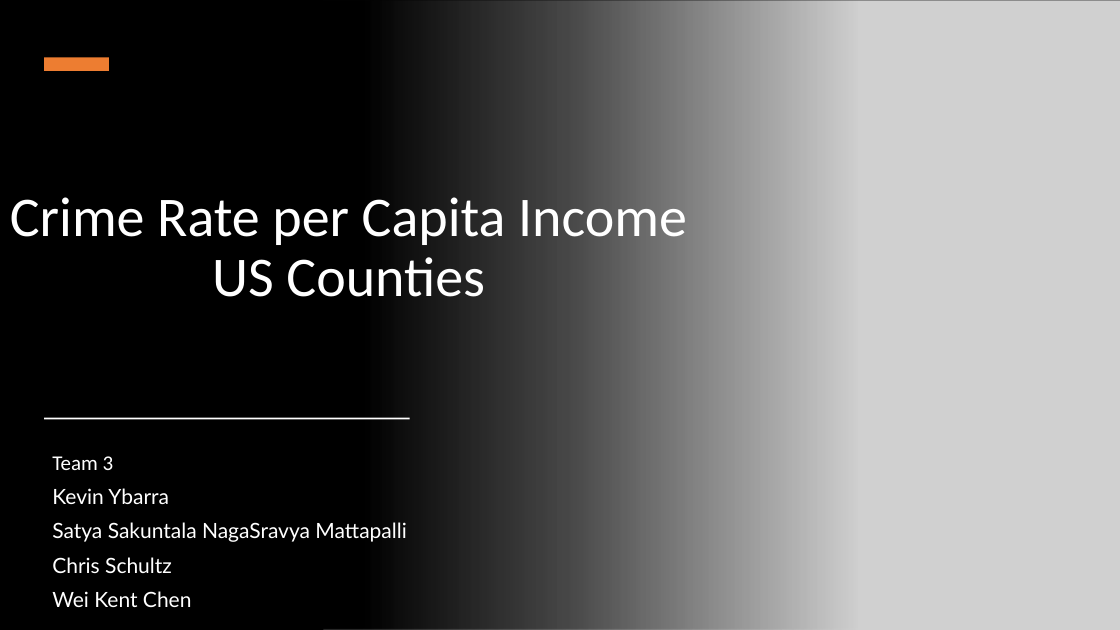
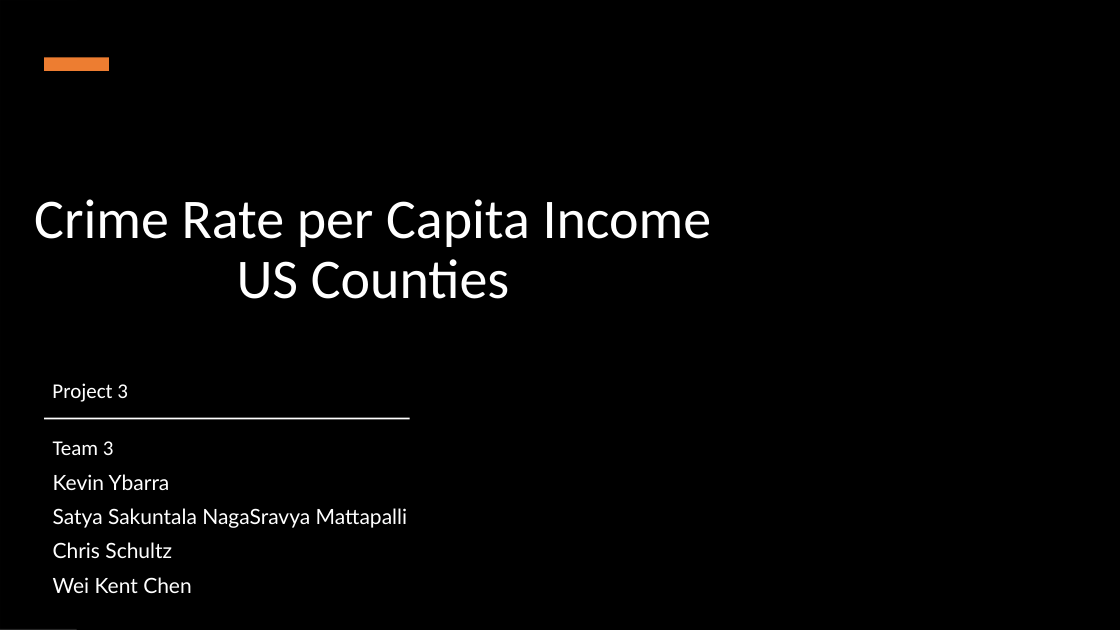
Before and after one commit to mattapallisravya/Web_visualizations_Project3, a slide deck: slide 1 of Chris/Crime Rate per Capita Income.pptx. Drawn at 1120x630 pixels with LibreOffice and Linux fonts; fonts in the diff are those of the drawing; grey boxes stand for pictures. Boxes give left, top, right and bottom in pixels: in the first picture for what was removed or moved away, otherwise in the second. Text is boxed around its words. In the diff, an @@ line names an element or a change of style, - is before the commit and + after.

```diff
--- a/Chris/Crime Rate per Capita Income.pptx
+++ b/Chris/Crime Rate per Capita Income.pptx
@@ picture: place and size @@
-picture at bbox=[323, 0, 1120, 630]
+picture at bbox=[0, 0, 76, 630]
@@ title "Crime Rate per Capita Income ..." rewrapped from bbox=[10, 189, 687, 297] to bbox=[34, 199, 712, 299] @@
@@ text added at bbox=[52, 383, 128, 402], 18 pt, text #FFFFFF @@
+Project 3
@@ subtitle "Team 3": place and size @@
-subtitle "Team 3" at bbox=[52, 456, 406, 607]
+subtitle "Team 3" at bbox=[53, 441, 407, 593]
```
Also in this commit, not shown: 2 other slides changed, 4 slides added, 2 slides removed, 27 other files.
